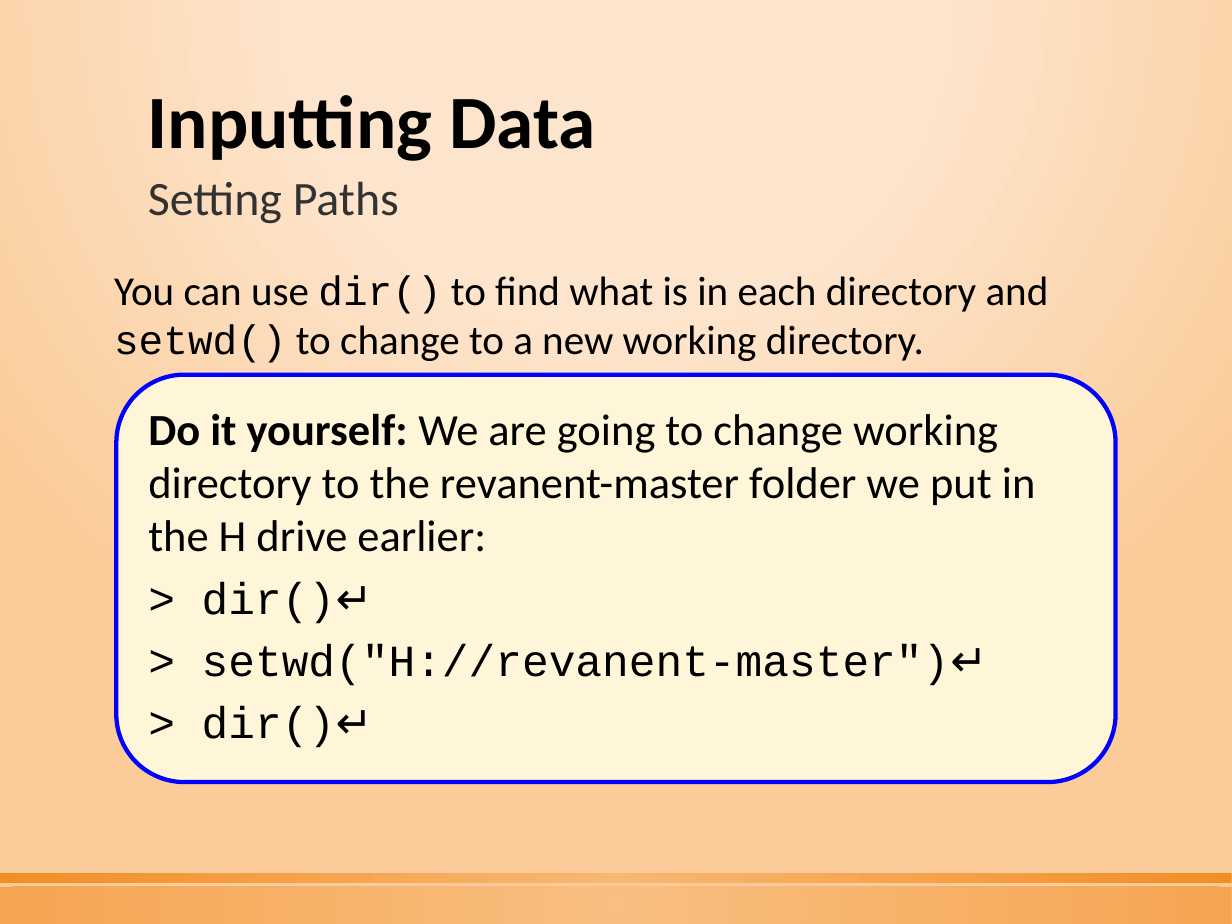
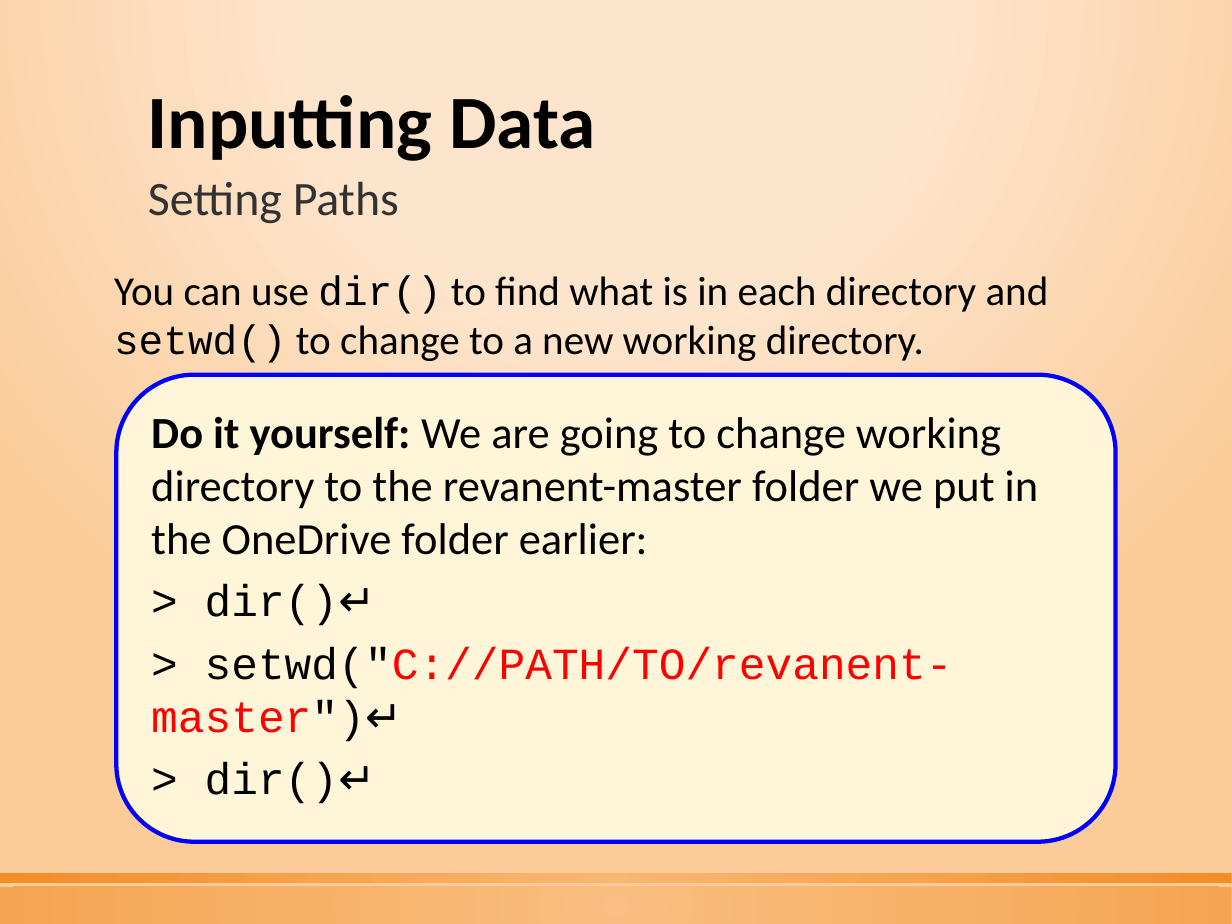
Before and after one commit to tethig/revanent, a slide deck: slide 24 of R Workshop 1 (Introduction).pptx (slide 23 before the commit). Drawn at 1232x924 pixels with LibreOffice and Linux fonts; fonts in the diff are those of the drawing. Boxes give left, top, right and bottom in pixels: in the first picture for what was removed or moved away, otherwise in the second. Text is boxed around its words. In the diff, an @@ line names an element or a change of style, - is before the commit and + after.

```diff
--- a/R Workshop 1 (Introduction).pptx
+++ b/R Workshop 1 (Introduction).pptx
@@ rounded rectangle "Do it yourself: We are ...": place and size @@
-rounded rectangle "Do it yourself: We are ..." at bbox=[116, 375, 1115, 782]
+rounded rectangle "Do it yourself: We are ..." at bbox=[116, 375, 1115, 841]
@@ text in rounded rectangle at bbox=[151, 416, 1039, 555]: text changed @@
-Do it yourself: We are going to change working directory to the revanent-master folder we put in the H drive earlier:
+Do it yourself: We are going to change working directory to the revanent-master folder we put in the OneDrive folder earlier:
@@ text in rounded rectangle at bbox=[151, 647, 953, 742]: text changed; text colour #000000 to #FF0000 @@
-> setwd("H://revanent-master")↵
+> setwd("C://PATH/TO/revanent-master")↵
```
Also in this commit, not shown: 4 other slides changed, 1 slide added, 1 other file.
